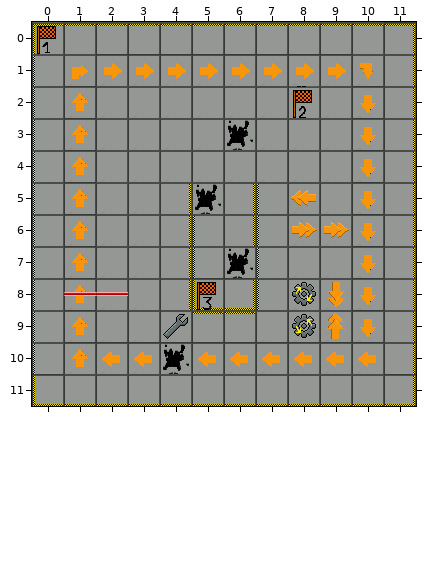
Two states of a Tiled map, assets/map3.tmx. Above: the version before the commit.
Cells are 32x32 px. Shown: x 0..11, y 0..11.
And afterwards:
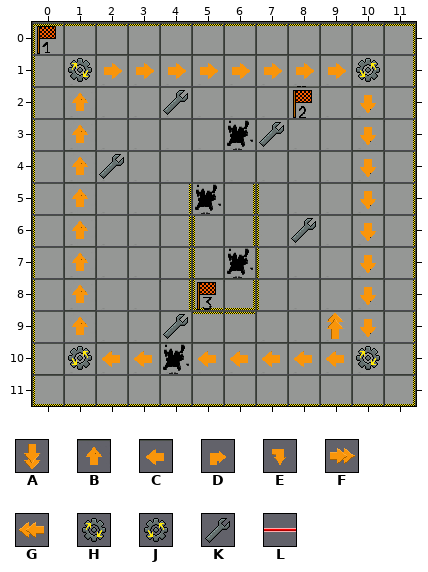
Key: from "testTileset": A 18, B 20, C 22, D 24, E 27, F 28, G 29, H 70, J 71, K 72, L 80.
_ is an empty cell.
Tiles replaced or removed in this view: A, B, C, D, E, F, G, H, J, L.
The edit:
Changed rows in their new state; . is an unchanged cell.
Layer "special":
first column x 1:
 1 H........J
 2 ...K......
 3 ......K...
 4 .K........
 5 ......._..
 6 .......K_.
 8 .......__.
 9 ......._..
10 J........H
Layer "laserLayer":
first column x 1:
 8 __
